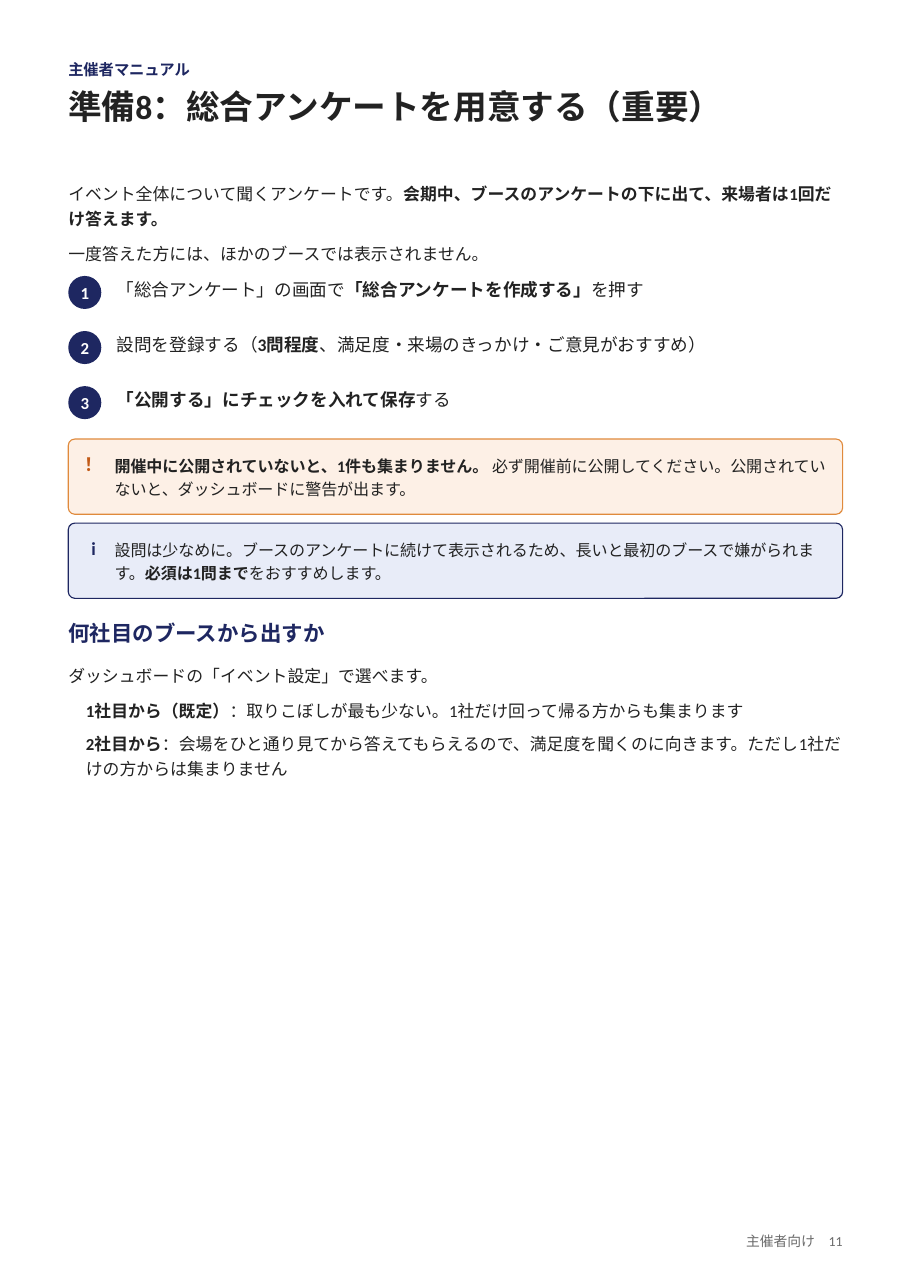
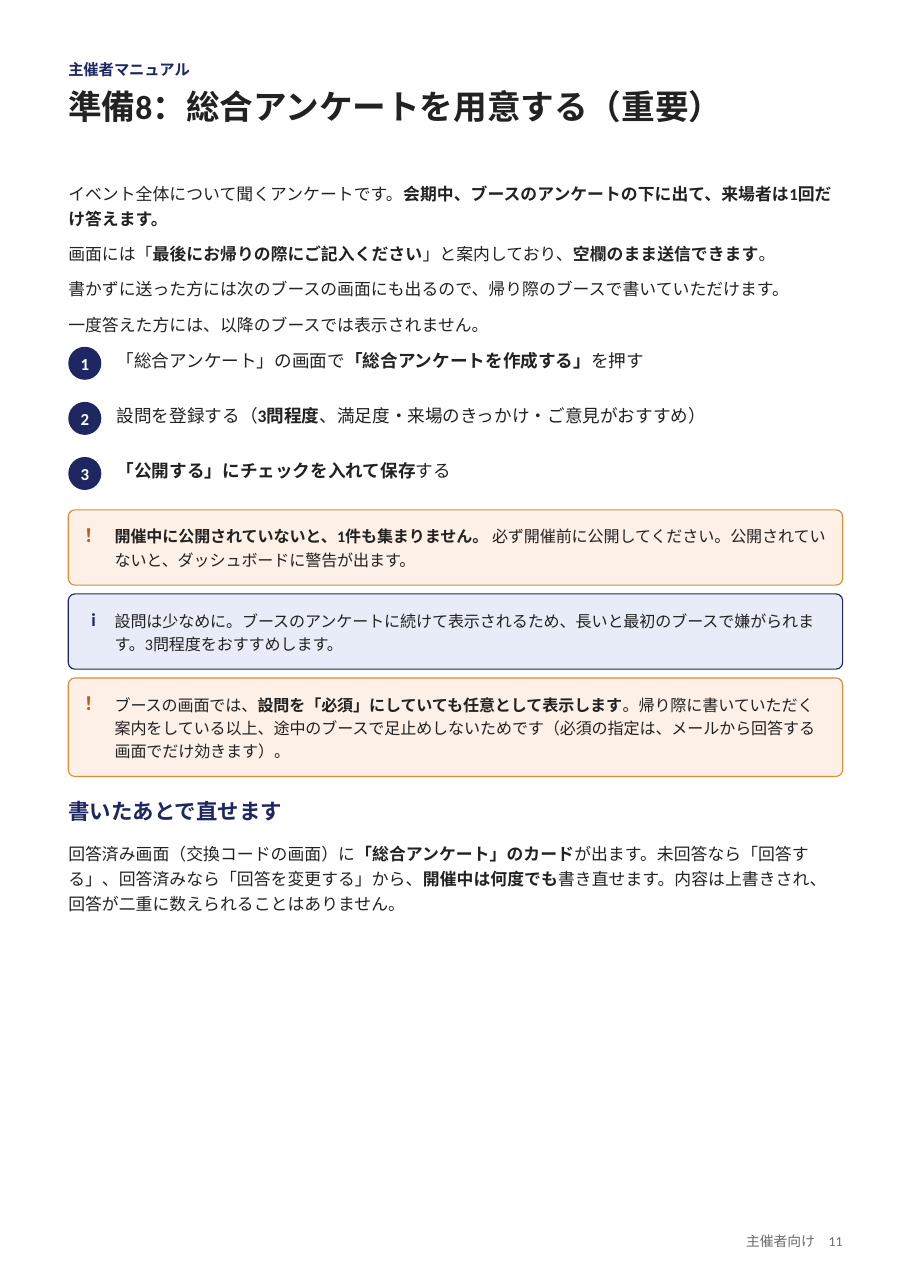
Before and after one commit to nisplus/enque, a slide deck: slide 11 of docs/manual-organizer.pptx. Drawn at 911x1288 pixels with LibreOffice and Linux fonts; fonts in the diff are those of the drawing. Boxes give left, top, right and bottom in pixels: in the first picture for what was removed or moved away, otherwise in the second. Text is boxed around its words. In the diff, an @@ line names an element or a change of style, - is before the commit and + after.

```diff
--- a/docs/manual-organizer.pptx
+++ b/docs/manual-organizer.pptx
@@ text added at bbox=[68, 245, 775, 262], 11 pt, text #222222, bold @@
+画面には「最後にお帰りの際にご記入ください」と案内しており、空欄のまま送信できます。
@@ text added at bbox=[68, 280, 789, 297], 11 pt, text #222222 @@
+書かずに送った方には次のブースの画面にも出るので、帰り際のブースで書いていただけます。
@@ text at bbox=[68, 317, 488, 333]: text changed @@
-一度答えた方には、ほかのブースでは表示されません。
+一度答えた方には、以降のブースでは表示されません。
@@ ellipse: place and size @@
-ellipse at bbox=[68, 330, 101, 364]
+ellipse at bbox=[68, 347, 101, 380]
@@ ellipse: place and size @@
-ellipse at bbox=[68, 386, 101, 419]
+ellipse at bbox=[68, 402, 101, 435]
@@ ellipse: place and size @@
-ellipse at bbox=[68, 275, 101, 308]
+ellipse at bbox=[68, 457, 101, 490]
@@ 9 texts, 2 rounded rectangles: place and size @@
-9 texts, 2 rounded rectangles at bbox=[68, 281, 843, 598]
+9 texts, 2 rounded rectangles at bbox=[68, 352, 843, 669]
@@ text removed at bbox=[68, 622, 324, 643] @@
-何社目のブースから出すか
@@ text at bbox=[115, 613, 815, 652]: text changed @@
-設問は少なめに。ブースのアンケートに続けて表示されるため、長いと最初のブースで嫌がられます。必須は1問までをおすすめします。
+設問は少なめに。ブースのアンケートに続けて表示されるため、長いと最初のブースで嫌がられます。3問程度をおすすめします。
@@ rounded rectangle: place and size @@
-rounded rectangle at bbox=[86, 703, 744, 719]
+rounded rectangle at bbox=[68, 677, 843, 776]
@@ rounded rectangle at bbox=[68, 677, 843, 776]: fill none to #FDF0E6; outline none to #E08A3C 0.75 pt @@
@@ text removed at bbox=[68, 667, 437, 684] @@
-ダッシュボードの「イベント設定」で選べます。
@@ text added at bbox=[79, 688, 108, 717], 12 pt, text #C25A17, bold @@
+！
@@ text in rounded rectangle at bbox=[86, 703, 744, 719]: text removed @@
-● 1社目から（既定）：取りこぼしが最も少ない。1社だけ回って帰る方からも集まります
@@ text added at bbox=[115, 697, 816, 759], 10.5 pt, text #222222 @@
+ブースの画面では、設問を「必須」にしていても任意として表示します。帰り際に書いていただく案内をしている以上、途中のブースで足止めしないためです（必須の指定は、メールから回答する画面でだけ効きます）。
@@ text removed at bbox=[86, 737, 841, 752] @@
-● 2社目から：会場をひと通り見てから答えてもらえるので、満足度を聞くのに向きます。ただし1社だけの方からは集まりません
@@ text added at bbox=[68, 800, 282, 821], 14 pt, text #1E2761, bold @@
+書いたあとで直せます
@@ text added at bbox=[68, 845, 826, 912], 11 pt, text #222222 @@
+回答済み画面（交換コードの画面）に「総合アンケート」のカードが出ます。未回答なら「回答する」、回答済みなら「回答を変更する」から、開催中は何度でも書き直せます。内容は上書きされ、回答が二重に数えられることはありません。
```
Also in this commit, not shown: 14 other slides changed, 1 slide added, 13 other files.
